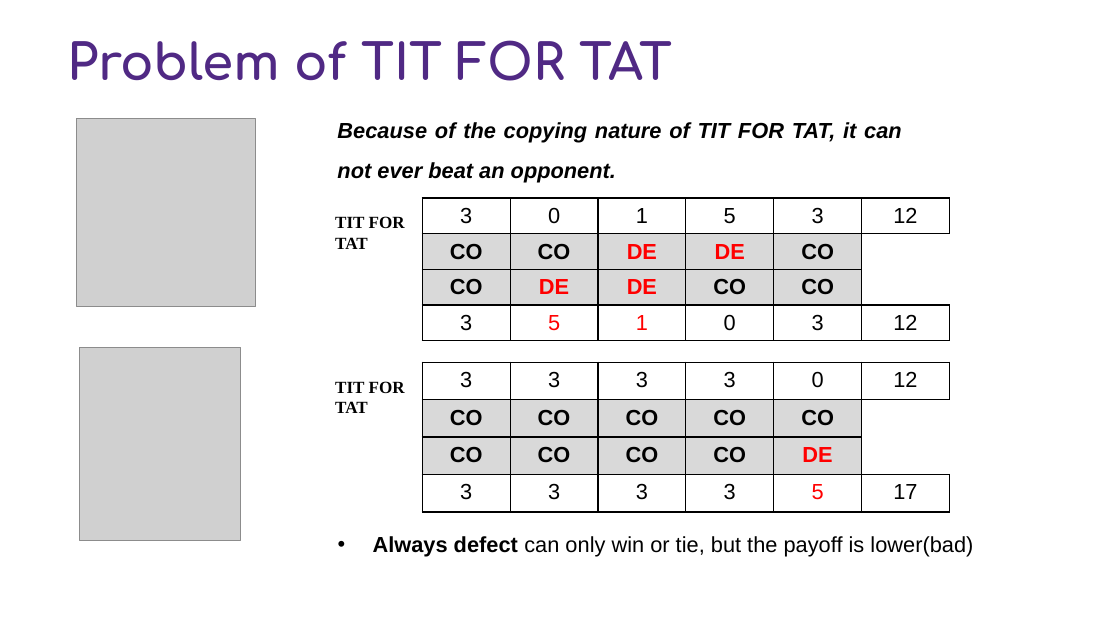
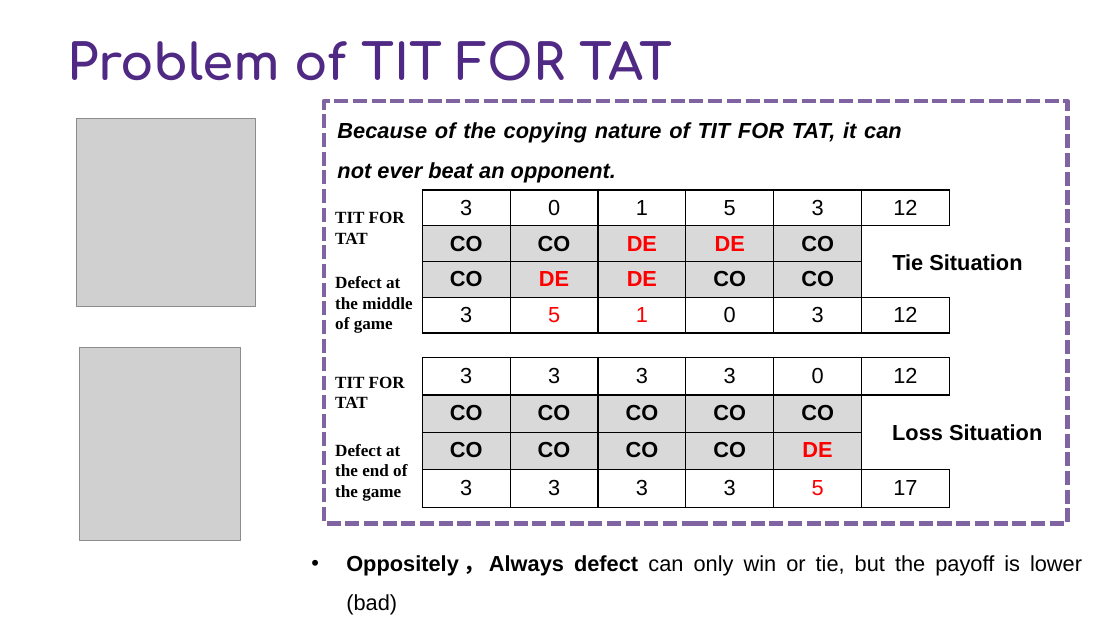
Before and after one commit to GuoJiaqi-1020/Code-recording-NU, a slide deck: slide 7 of Game Theory and Networked Systems_495/Final_Project/game_theory.pptx. Drawn at 1120x630 pixels with LibreOffice and Linux fonts; fonts in the diff are those of the drawing; grey boxes stand for pictures; background and template pictures are left out. Boxes give left, top, right and bottom in pixels: in the first picture for what was removed or moved away, otherwise in the second. Text is boxed around its words. In the diff, an @@ line names an element or a change of style, - is before the commit and + after.

```diff
--- a/Game Theory and Networked Systems_495/Final_Project/game_theory.pptx
+++ b/Game Theory and Networked Systems_495/Final_Project/game_theory.pptx
@@ rectangle added at <box>324,101,1067,523</box>, outline #8064A2 3 pt dashed @@
@@ table: place and size @@
-table at <box>422,198,948,347</box>
+table at <box>422,190,948,339</box>
@@ text added at <box>892,254,1022,271</box>, 14 pt, text #000000, bold @@
+Tie Situation
@@ text added at <box>335,276,412,333</box>, 11 pt, text #000000, bold @@
+Defect at the middle of game
@@ 2 texts, 1 table: place and size @@
-2 texts, 1 table at <box>335,216,948,512</box>
+2 texts, 1 table at <box>335,211,948,506</box>
@@ text added at <box>335,444,407,501</box>, 11 pt, text #000000, bold @@
+Defect at the end of the game
@@ text added at <box>892,424,1042,441</box>, 14 pt, text #000000, bold @@
+Loss Situation
@@ text at <box>346,555,1082,576</box>: text changed @@
-• Always defect can only win or tie, but the payoff is lower(bad)
+• Oppositely，Always defect can only win or tie, but the payoff is lower (bad)
```
Also in this commit, not shown: 9 other slides changed, 2 other files.
